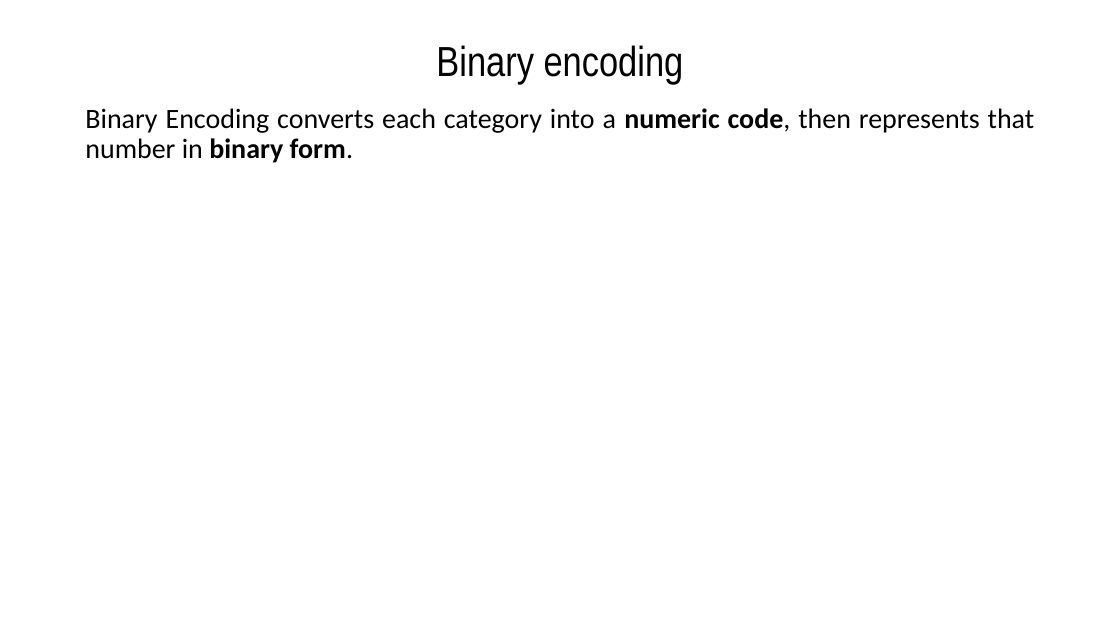
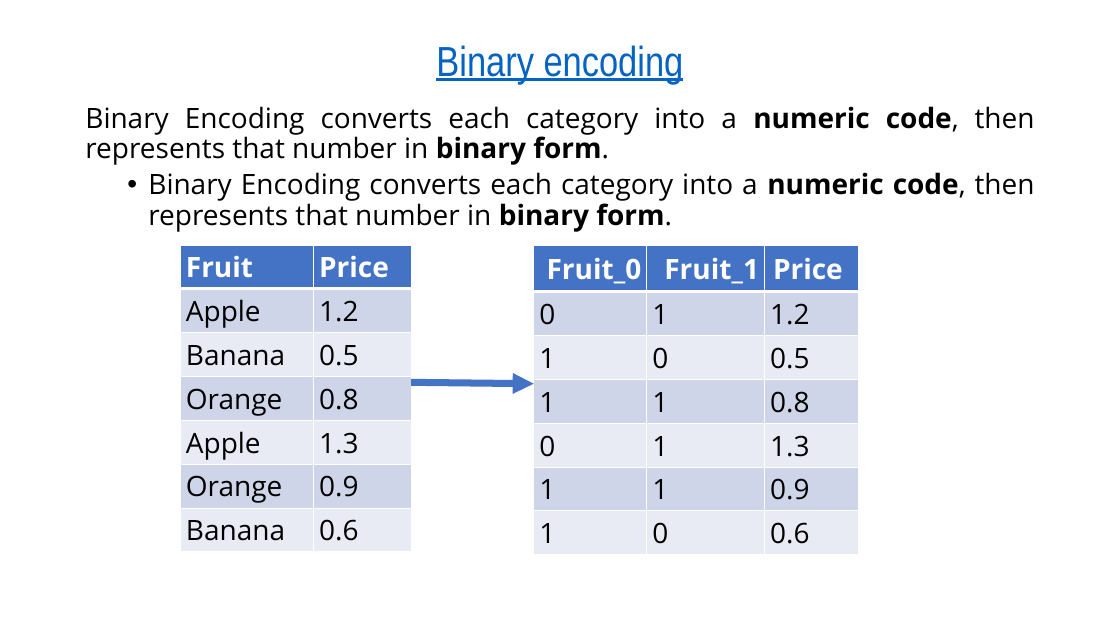
Before and after one commit to gmrr40058/data-science-ml-python-ostad, a slide deck: slide 1 of My Note and Practice/Text to Numerical Data Conversion/Categorical(Text to Numeric) data conversion-CTtN/Nominal Data/CTNtN2. Binary Encoding/Binary Encoding.pptx. Drawn at 1120x630 pixels with LibreOffice and Linux fonts; fonts in the diff are those of the drawing. Boxes give left, top, right and bottom in pixels: in the first picture for what was removed or moved away, otherwise in the second. Text is boxed around its words. In the diff, an @@ line names an element or a change of style, - is before the commit and + after.

Commit message:
Modified.

```diff
--- a/My Note and Practice/Text to Numerical Data Conversion/Categorical(Text to Numeric) data conversion-CTtN/Nominal Data/CTNtN2. Binary Encoding/Binary Encoding.pptx
+++ b/My Note and Practice/Text to Numerical Data Conversion/Categorical(Text to Numeric) data conversion-CTtN/Nominal Data/CTNtN2. Binary Encoding/Binary Encoding.pptx
@@ title "Binary encoding" at (436,45,684,85): text colour #000000 to #0563C1, underline on @@
@@ text at (85,106,1035,165): font Calibri to Open Sans in "Binary Encoding converts each category into a ..." @@
@@ text at (148,172,1035,232): paragraph added @@
+  • Binary Encoding converts each category into a numeric code, then represents that number in binary form.
@@ table added at (181,245,412,545), 7 rows, 2 columns @@
+Fruit | Price
+Apple | 1.2
+Banana | 0.5
+Orange | 0.8
+Apple | 1.3
+Orange | 0.9
+Banana | 0.6
@@ table added at (534,245,859,548), 7 rows, 3 columns @@
+Fruit_0 | Fruit_1 | Price
+0 | 1 | 1.2
+1 | 0 | 0.5
+1 | 1 | 0.8
+0 | 1 | 1.3
+1 | 1 | 0.9
+1 | 0 | 0.6
@@ arrow added from (412, 382) to (534, 384), #4472C4 6 pt @@
```
Also in this commit, not shown: 2 other slides changed, 3 slides added, 9 slides removed.
